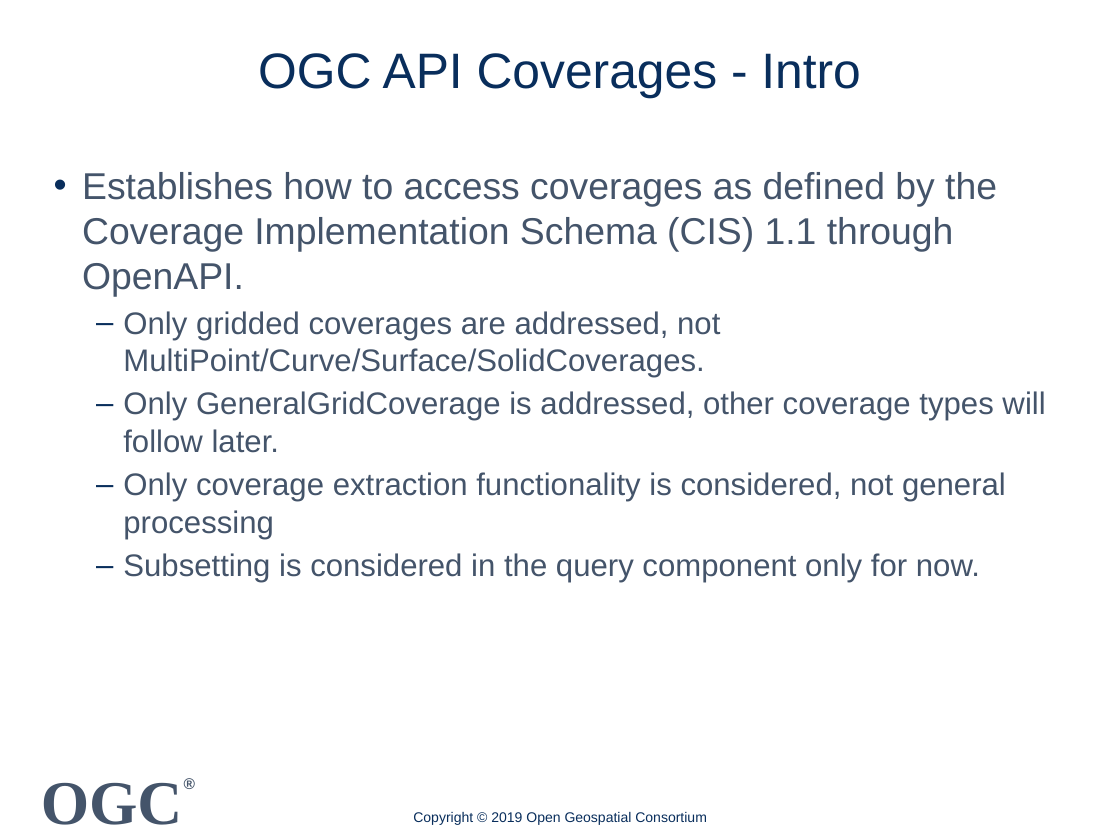
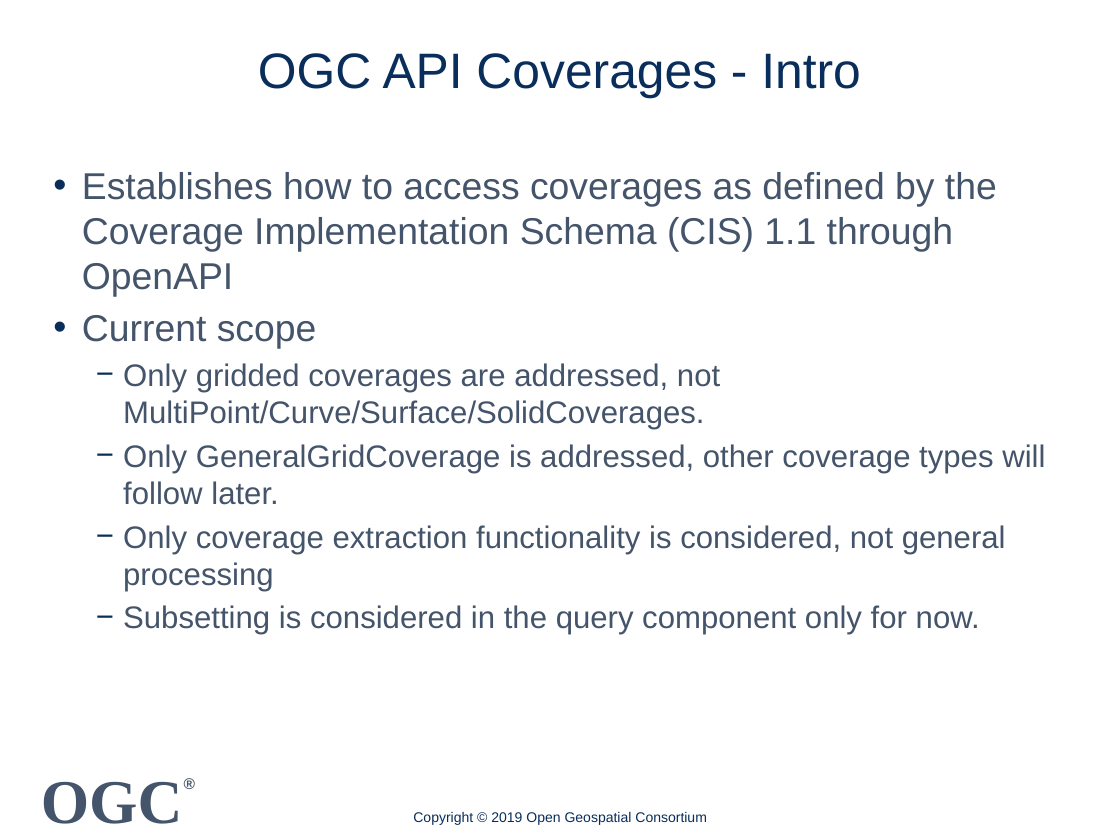
Before and after one commit to spacebel/OGC-API-Hackathon-2019, a slide deck: slide 2 of Presentations/OGC API Coverage 20190620.pptx. Drawn at 1120x840 pixels with LibreOffice and Linux fonts; fonts in the diff are those of the drawing; background and template pictures are left out. Boxes give left, top, right and bottom in pixels: in the first picture for what was removed or moved away, otherwise in the second. Text is boxed around its words. In the diff, an @@ line names an element or a change of style, - is before the commit and + after.

Commit message:
Review of coverages presentatoin.

```diff
--- a/Presentations/OGC API Coverage 20190620.pptx
+++ b/Presentations/OGC API Coverage 20190620.pptx
@@ text at bbox=[82, 172, 997, 349]: text changed @@
-• Establishes how to access coverages as defined by the Coverage Implementation Schema (CIS) 1.1 through OpenAPI.
+• Establishes how to access coverages as defined by the Coverage Implementation Schema (CIS) 1.1 through OpenAPI
+• Current scope
@@ text at bbox=[123, 363, 1045, 635]: bullet – to − @@
```
Also in this commit, not shown: 3 other slides changed, 2 slides added, 1 other file.
